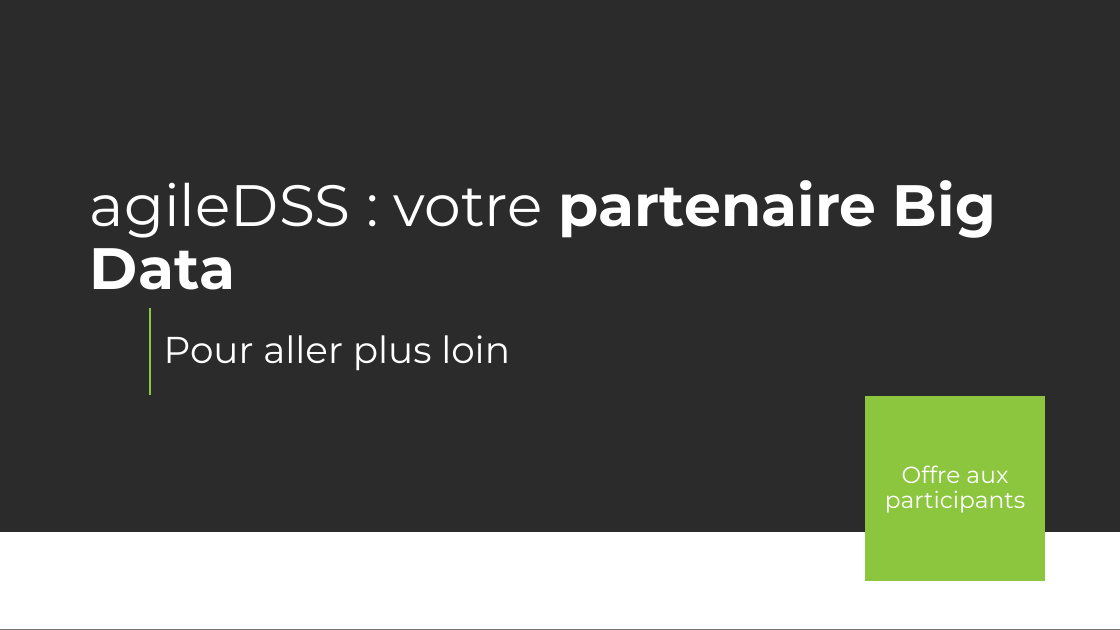
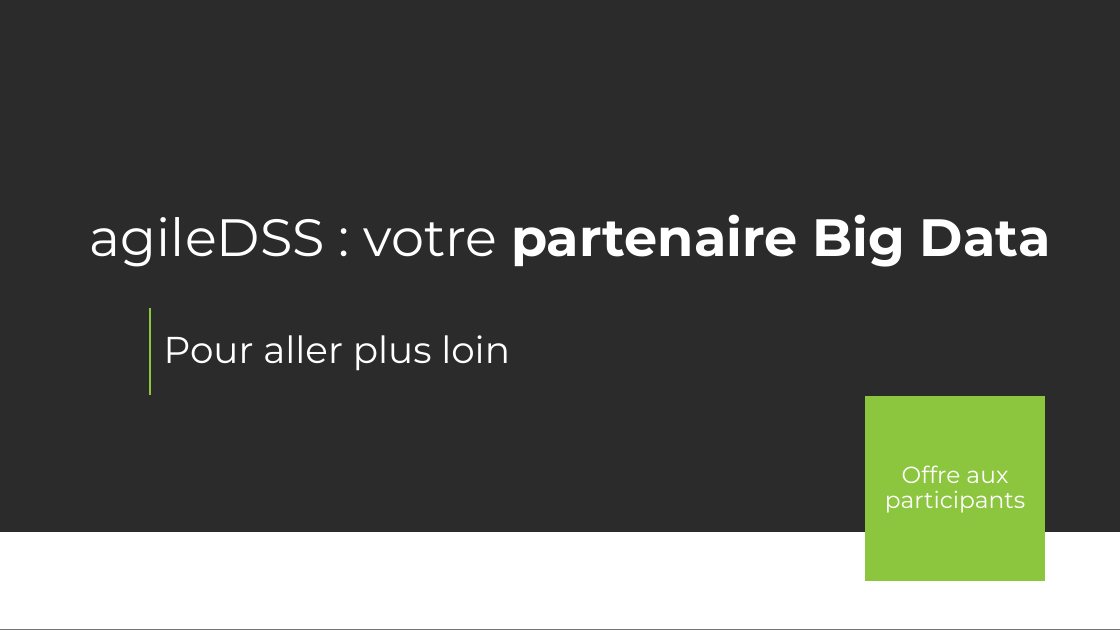
Before and after one commit to AmaelLaurier/HDInsightSpark, a slide deck: slide 26 of Présentation.pptx. Drawn at 1120x630 pixels with LibreOffice and Linux fonts; fonts in the diff are those of the drawing; background and template pictures are left out; a plain dark background stands for a picture behind light text. Boxes give left, top, right and bottom in pixels: in the first picture for what was removed or moved away, otherwise in the second. Text is boxed around its words. In the diff, an @@ line names an element or a change of style, - is before the commit and + after.

```diff
--- a/Présentation.pptx
+++ b/Présentation.pptx
@@ title "agileDSS : votre partenaire Big ..." at (90,214,1051,267): size 50 to 45 pt @@
```
Also in this commit, not shown: 1 other slide changed.
